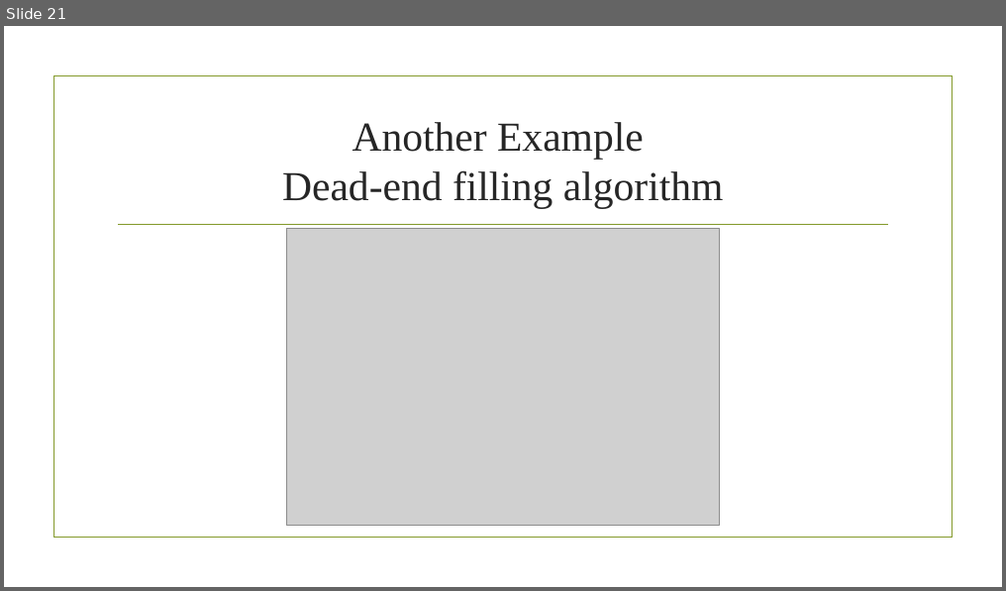
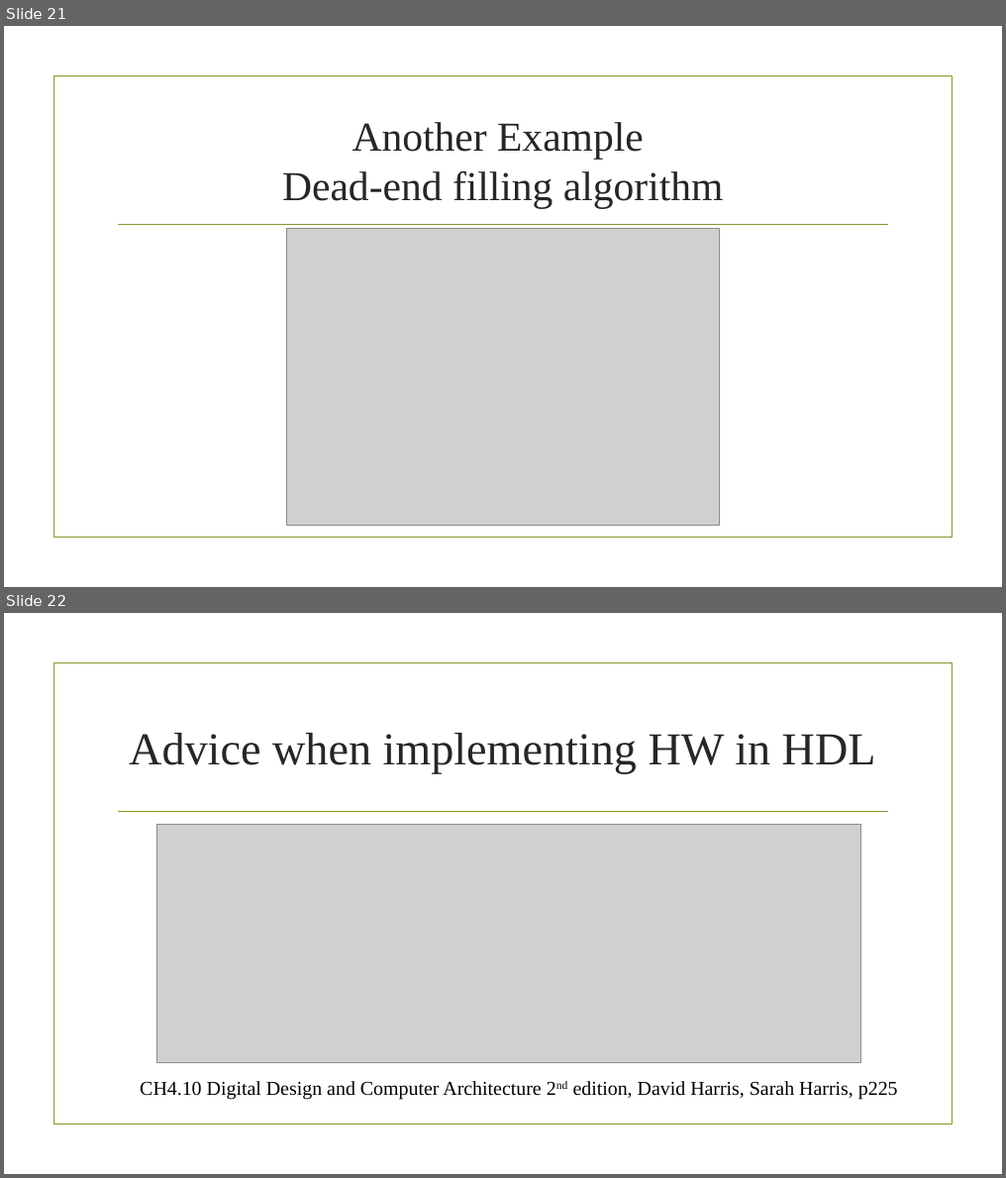
Before and after one commit to sicajc/EECS_LAB_TRAINING, a slide deck: Digital system Design flow.pptx. Shown one above the other, each under a label of ours: slide 21 before the commit, slides 21 and 22 after it. The pictures are 1006x591 and 1006x1178 pixels, drawn with LibreOffice and Linux fonts; fonts in the diff are those of the drawing; grey boxes stand for pictures; background and template pictures are left out. Boxes give left, top, right and bottom in pixels: in the first picture for what was removed or moved away, otherwise in the second. Text is boxed around its words. In the diff, an @@ line names an element or a change of style, - is before the commit and + after.

```diff
--- a/Digital system Design flow.pptx
+++ b/Digital system Design flow.pptx
@@ slide 22 added at bbox=[4, 613, 1002, 1174], background picture (left out); not listed: 2 template elements that a slide beside it also shows @@
@@ title added at bbox=[129, 733, 876, 773], 44 pt, text #262626 @@
+Advice when implementing HW in HDL
@@ picture added at bbox=[156, 824, 861, 1062] @@
@@ text added at bbox=[140, 1081, 898, 1099], 19 pt, text #000000 @@
+  CH4.10 Digital Design and Computer Architecture 2nd edition, David Harris, Sarah Harris, p225
```
Also in this commit, not shown: 5 slides changed, 1 other slide added, 55 other files.
